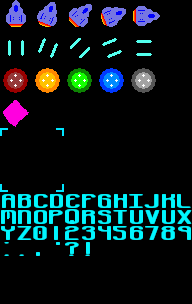
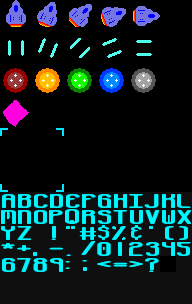
The second 192 × 304 image is a revision of the first. Changes to its layers:
painted on "Background" over [0, 192, 192, 304]
